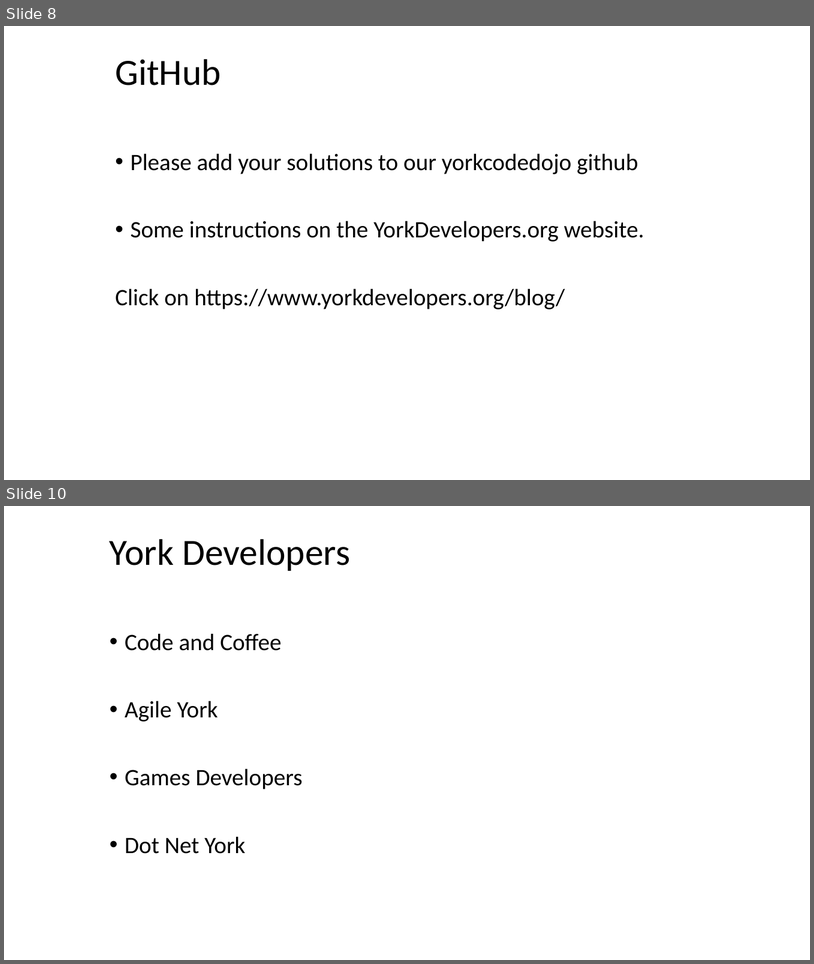
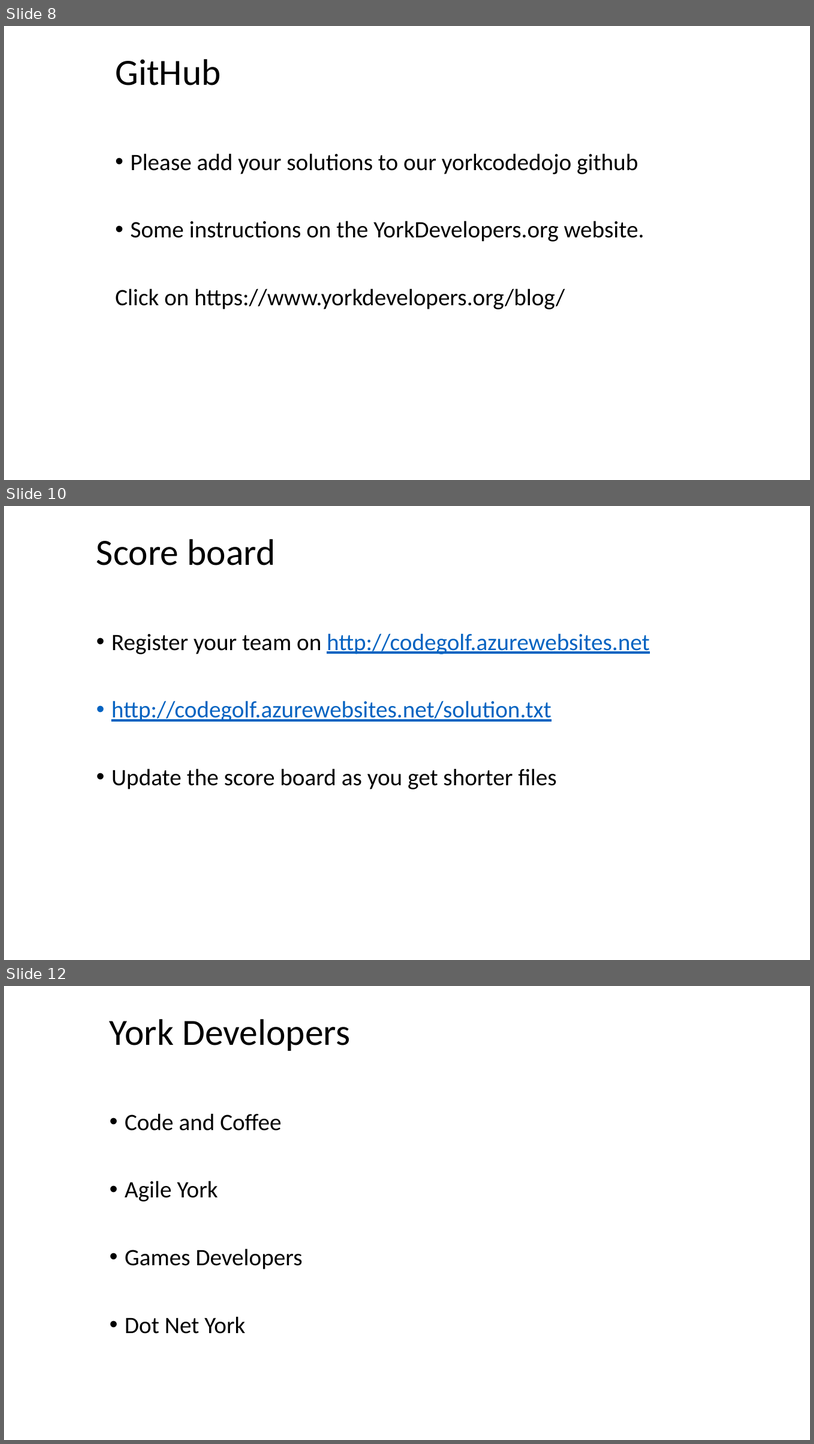
Before and after one commit to YorkCodeDojo/CodeGolfJan19, a slide deck: York Code Dojo - Code Golf.pptx. Shown one above the other, each under a label of ours: slides 8 and 10 before the commit, slides 8, 10 and 12 after it; the slides between them are not shown. The pictures are 814x964 and 814x1444 pixels, drawn with LibreOffice and Linux fonts; fonts in the diff are those of the drawing; background and template pictures are left out. Boxes give left, top, right and bottom in pixels: in the first picture for what was removed or moved away, otherwise in the second. Text is boxed around its words. In the diff, an @@ line names an element or a change of style, - is before the commit and + after.

```diff
--- a/York Code Dojo - Code Golf.pptx
+++ b/York Code Dojo - Code Golf.pptx
@@ slide 10 added at (4,506,810,960), background #FFFFFF @@
@@ title added at (96,539,275,565), 44 pt, text #000000 @@
+Score board
@@ text added at (111,633,650,789), 28 pt, text #0563C1, underline @@
+• Register your team on http://codegolf.azurewebsites.net
+• http://codegolf.azurewebsites.net/solution.txt
+• Update the score board as you get shorter files
@@ what was slide 10 is now slide 12 @@
```
Also in this commit, not shown: 2 slides changed, 1 other slide added, 59 other files.
